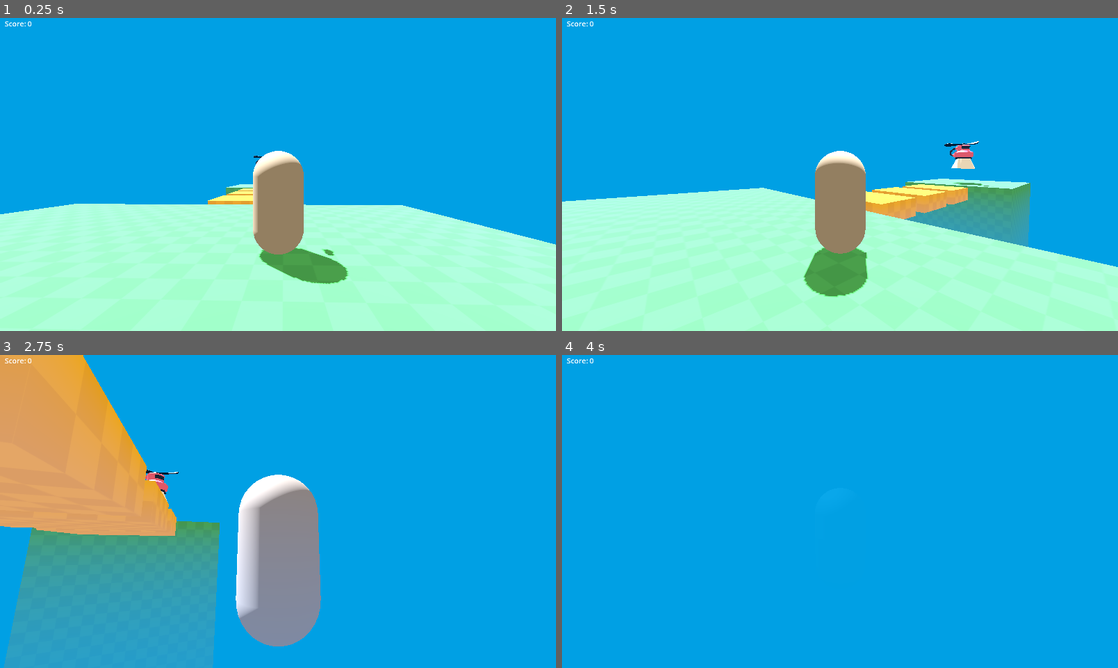
Above: before the commit, frames 1-4 (two rows, left to right).
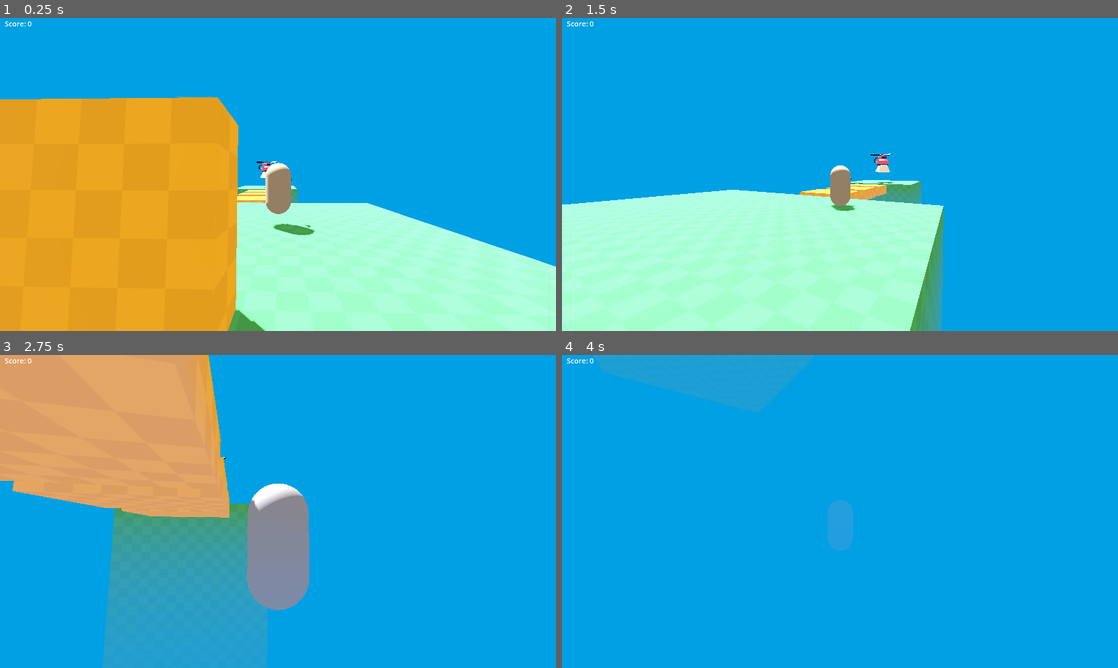
Above: after the commit, the same moments.

Repository: fabiovandewaeter/terres-calmes-godot
Game: Godot game, scene res://level/temporary_level.tscn
The game is run twice, just before and just after one commit, with the same random seed, the same clock (stepped at 60 frames per second) and the same inputs.
Inputs (mouse positions are in pixels of both pictures, inside the frame that each line leads up to):
- Up to frame 1 (0.25 s): no input
- Up to frame 2 (1.5 s): tap Enter at 0.5 s; move the mouse to (867, 174) at 0.52 s; hold Right mouse button (right_click, bound only after the commi… 0.53-1.28 s; hold W (move_forward) from 0.53 s (still down); tap Space (jump) at 0.77 s; tap Mouse wheel down (wheel_down, bound only after the commit) at 0.8, 1.35 s; move the mouse to (812, 174) at 1.27 s
- Up to frame 3 (2.75 s): keep holding W (move_forward); tap Space (jump) at 1.52 s; tap Mouse wheel up (wheel_up, bound only after the commit) at 1.55, 2.1 s; move the mouse to (289, 505) at 2.02 s; hold Right mouse button (right_click, bound only after the commi… from 2.03 s (still down)
- Up to frame 4 (4 s): keep holding W (move_forward); move the mouse to (834, 517) at 2.77 s; release Right mouse button (right_click, bound only after the commi… at 2.78 s; click (834, 517) at 2.85 s; tap Space (jump) at 3.02, 3.77 s; tap Mouse wheel down (wheel_down, bound only after the commit) at 3.05 s; move the mouse to (878, 514) at 3.52 s; hold Right mouse button (right_click, bound only after the commi… from 3.53 s (still down); tap Mouse wheel up (wheel_up, bound only after the commit) at 3.8 s

The runs differ from the first frame. In frame 1, 37% of the frame differs, in the area x 0-100%, y 25-100%; in frame 2, 19%; in frame 3, 30%; in frame 4, 5.0%.

Commit message:
fix third person camera and movements

Diff:
--- a/terres-calmes/level/temporary_level.tscn
+++ b/terres-calmes/level/temporary_level.tscn
@@ -87,6 +87,12 @@
 size = Vector3(4, 1, 3)
 material = SubResource("StandardMaterial3D_ooyhk")
 
+[node name="Bridge7" type="CSGBox3D" parent="."]
+transform = Transform3D(1, 0, 0, 0, 0.0595154, 0.998227, 0, -0.998227, 0.0595154, 0.0940247, 1.78752, -4.38297)
+use_collision = true
+size = Vector3(4, 1, 3)
+material = SubResource("StandardMaterial3D_ooyhk")
+
 [node name="Platform6" type="CSGBox3D" parent="."]
 transform = Transform3D(1, 0, 0, 0, 1, 0, 0, 0, 1, 0, -5, 0)
 use_collision = true
--- a/terres-calmes/player/player.gd
+++ b/terres-calmes/player/player.gd
@@ -1,29 +1,56 @@
 extends CharacterBody3D
 
-const SPEED = 5.5
-const JUMP_HEIGHT = 10.0
-const GRAVITY = 30.0
+const JUMP_HEIGHT: float = 10.0
+const GRAVITY: float = 30.0
+const MIN_ZOOM: int = 0
+const MAX_ZOOM: int = 20
 
-@onready var pivot = $CameraOrigin
-@onready var sens: float  = 0.5
+@export_group("Camera")
+@export_range(0.0, 1.0) var mouse_sensitivity = 0.005
+@export_group("Movement")
+@export var move_speed = 5.5
+@export var acceleration = 20.0
+@export var rotation_speed = 12.0
+@export var stopping_speed := 1.0
 
-func _ready():
-	Input.mouse_mode	= Input.MOUSE_MODE_CAPTURED
+@onready var camera_pivot: Node3D = %CameraPivot
+@onready var camera_3d: Camera3D = %Camera3D
+@onready var mesh_instance_3d: MeshInstance3D = %MeshInstance3D
+@onready var spring_arm_3d: SpringArm3D = %SpringArm3D
+
+var _last_movement_direction: Vector3 = Vector3.BACK
+
+func _ready() -> void:
+	Input.mouse_mode = Input.MOUSE_MODE_CAPTURED
+
+func _input(event: InputEvent):
+	if event.is_action_pressed("left_click"):
+		Input.mouse_mode	 = Input.MOUSE_MODE_CAPTURED
+	if event.is_action_pressed("ui_cancel"):
+		Input.mouse_mode = Input.MOUSE_MODE_VISIBLE
 
 func _unhandled_input(event: InputEvent) -> void:
-	if event is InputEventMouseMotion:
-		rotate_y(deg_to_rad(-event.relative.x * sens))
-		pivot.rotate_x(deg_to_rad(-event.relative.y * sens))
-		pivot.rotation.x = clamp(pivot.rotation.x, deg_to_rad(-90), deg_to_rad(45))
+	var is_camera_motion = event is InputEventMouseMotion and Input.get_mouse_mode() == Input.MOUSE_MODE_CAPTURED
+	if is_camera_motion:
+		camera_pivot.rotation.y -= event.relative.x * mouse_sensitivity
+		camera_pivot.rotation.x -= event.relative.y * mouse_sensitivity
+		camera_pivot.rotation.x = clamp(camera_pivot.rotation.x, deg_to_rad(-90), deg_to_rad(45))
+	if Input.is_action_just_pressed("wheel_up") and spring_arm_3d.spring_length > MIN_ZOOM:
+		spring_arm_3d.spring_length -= 1
+	if Input.is_action_just_pressed("wheel_down") and spring_arm_3d.spring_length < MAX_ZOOM:
+		spring_arm_3d.spring_length += 1
+	if Input.is_action_just_pressed("quit"):
+		get_tree().quit()
 
 func _physics_process(delta: float) -> void:
 	# movements
 	var input_direction_2D = Input.get_vector("move_left", "move_right", "move_forward", "move_back")
-	var input_direction_3D = Vector3(input_direction_2D.x, 0.0, input_direction_2D.y)
-	var direction = transform.basis * input_direction_3D
-
-	velocity.x = direction.x * SPEED
-	velocity.z = direction.z * SPEED
+	var forward = camera_3d.global_basis.z
+	var right = camera_3d.global_basis.x
+	var move_direction = forward * input_direction_2D.y + right * input_direction_2D.x
+	move_direction.y = 0.0
+	move_direction = move_direction.normalized()
+	velocity = velocity.move_toward(move_direction * move_speed, acceleration * delta)
 
 	# jump
 	velocity.y -= GRAVITY * delta
@@ -33,13 +60,27 @@
 		# allow shorter jumps
 		velocity.y *= 0.5
 
+	if is_equal_approx(move_direction.length(), 0.0) and velocity.length() < stopping_speed:
+		velocity.x = 0.0
+		velocity.z = 0.0
+
 	move_and_slide()
+
+	# turn player when movement
+	var is_aiming = Input.is_action_pressed("right_click")
+	if move_direction.length() > 0.2 and not is_aiming:
+		_last_movement_direction = move_direction
+		var target_angle = Vector3.FORWARD.signed_angle_to(_last_movement_direction, Vector3.UP)
+		mesh_instance_3d.global_rotation.y = lerp_angle(mesh_instance_3d.global_rotation.y, target_angle, rotation_speed * delta)
+	elif is_aiming:	# if aiming
+		var cam_dir = -camera_3d.global_transform.basis.z
+		cam_dir.y = 0
+		cam_dir = cam_dir.normalized()
+		var target_angle = Vector3.FORWARD.signed_angle_to(cam_dir, Vector3.UP)
+		mesh_instance_3d.global_rotation.y = target_angle
 
 	if Input.is_action_pressed("shoot") and %ShootingCooldown.is_stopped():
 		shoot_bullet()
-
-	if Input.is_action_just_pressed("quit"):
-		get_tree().quit()
 
 func shoot_bullet():
 	const BULLET_3D = preload("res://player/bullet_3d.tscn")
--- a/terres-calmes/player/player.tscn
+++ b/terres-calmes/player/player.tscn
@@ -1,9 +1,11 @@
-[gd_scene load_steps=5 format=3 uid="uid://daexliqbeu6d5"]
+[gd_scene load_steps=6 format=3 uid="uid://daexliqbeu6d5"]
 
 [ext_resource type="PackedScene" uid="uid://b1tf3coffvwto" path="res://player/simple_gun/gun_model.glb" id="1_oul6g"]
 [ext_resource type="Script" uid="uid://c44fl3fh01yo3" path="res://player/player.gd" id="1_rkbax"]
 
 [sub_resource type="CapsuleShape3D" id="CapsuleShape3D_kqu6x"]
+
+[sub_resource type="SphereShape3D" id="SphereShape3D_rkbax"]
 
 [sub_resource type="CapsuleMesh" id="CapsuleMesh_kqu6x"]
 
@@ -14,25 +16,30 @@
 transform = Transform3D(1, 0, 0, 0, 1, 0, 0, 0, 1, 0, 1.04958, 0)
 shape = SubResource("CapsuleShape3D_kqu6x")
 
-[node name="gun_model" parent="CollisionShape3D" instance=ExtResource("1_oul6g")]
-transform = Transform3D(-0.299845, 0, 0.00963777, 0, 0.3, 0, -0.00963777, 0, -0.299845, 0.490883, 0.33208, -0.518583)
-
-[node name="Marker3D" type="Marker3D" parent="CollisionShape3D/gun_model"]
+[node name="CameraPivot" type="Node3D" parent="."]
 unique_name_in_owner = true
-transform = Transform3D(1, 0, 3.72529e-09, 0, 1, 0, -3.72529e-09, 0, 1, 0.017409, 0, 0.541618)
-
-[node name="CameraOrigin" type="Node3D" parent="."]
 transform = Transform3D(1, 0, 0, 0, 1, 0, 0, 0, 1, 0, 1.58281, 0.00571549)
 
-[node name="SpringArm3D" type="SpringArm3D" parent="CameraOrigin"]
-spring_length = 4.0
+[node name="SpringArm3D" type="SpringArm3D" parent="CameraPivot"]
+unique_name_in_owner = true
+shape = SubResource("SphereShape3D_rkbax")
+spring_length = 8.0
 
-[node name="Camera3D" type="Camera3D" parent="CameraOrigin/SpringArm3D"]
+[node name="Camera3D" type="Camera3D" parent="CameraPivot/SpringArm3D"]
+unique_name_in_owner = true
 transform = Transform3D(1, 0, 0, 0, 1, 0, 0, 0, 1, 0, -0.11211, 2.78154)
 
 [node name="MeshInstance3D" type="MeshInstance3D" parent="."]
+unique_name_in_owner = true
 transform = Transform3D(1, 0, 0, 0, 1, 0, 0, 0, 1, 0, 1.05007, 0)
 mesh = SubResource("CapsuleMesh_kqu6x")
+
+[node name="gun_model" parent="MeshInstance3D" instance=ExtResource("1_oul6g")]
+transform = Transform3D(-0.299845, 0, 0.00963777, 0, 0.3, 0, -0.00963777, 0, -0.299845, 0.490883, 0.33159, -0.518583)
+
+[node name="Marker3D" type="Marker3D" parent="MeshInstance3D/gun_model"]
+unique_name_in_owner = true
+transform = Transform3D(1, 0, 3.72529e-09, 0, 1, 0, -3.72529e-09, 0, 1, 0.017409, 0, 0.541618)
 
 [node name="ShootingCooldown" type="Timer" parent="."]
 unique_name_in_owner = true
--- a/terres-calmes/project.godot
+++ b/terres-calmes/project.godot
@@ -19,7 +19,6 @@
 
 window/size/viewport_width=1920
 window/size/viewport_height=1080
-window/size/mode=3
 window/stretch/mode="viewport"
 
 [input]
@@ -59,3 +58,23 @@
 "events": [Object(InputEventMouseButton,"resource_local_to_scene":false,"resource_name":"","device":-1,"window_id":0,"a …(258 unchanged characters)…
 ]
 }
+wheel_up={
+"deadzone": 0.2,
+"events": [Object(InputEventMouseButton,"resource_local_to_scene":false,"resource_name":"","device":-1,"window_id":0,"alt_pressed":false,"shift_pressed":false,"ctrl_pressed":false,"meta_pressed":false,"button_mask":8,"position":Vector2(431, 55),"global_position":Vector2(450, 151),"factor":1.0,"button_index":4,"canceled":false,"pressed":true,"double_click":false,"script":null)
+]
+}
+wheel_down={
+"deadzone": 0.2,
+"events": [Object(InputEventMouseButton,"resource_local_to_scene":false,"resource_name":"","device":-1,"window_id":0,"alt_pressed":false,"shift_pressed":false,"ctrl_pressed":false,"meta_pressed":false,"button_mask":16,"position":Vector2(286, 22),"global_position":Vector2(305, 118),"factor":1.0,"button_index":5,"canceled":false,"pressed":true,"double_click":false,"script":null)
+]
+}
+left_click={
+"deadzone": 0.2,
+"events": [Object(InputEventMouseButton,"resource_local_to_scene":false,"resource_name":"","device":-1,"window_id":0,"alt_pressed":false,"shift_pressed":false,"ctrl_pressed":false,"meta_pressed":false,"button_mask":1,"position":Vector2(522, 39),"global_position":Vector2(541, 135),"factor":1.0,"button_index":1,"canceled":false,"pressed":true,"double_click":false,"script":null)
+]
+}
+right_click={
+"deadzone": 0.2,
+"events": [Object(InputEventMouseButton,"resource_local_to_scene":false,"resource_name":"","device":-1,"window_id":0,"alt_pressed":false,"shift_pressed":false,"ctrl_pressed":false,"meta_pressed":false,"button_mask":2,"position":Vector2(294, 26),"global_position":Vector2(313, 122),"factor":1.0,"button_index":2,"canceled":false,"pressed":true,"double_click":false,"script":null)
+]
+}
Not shown, added: terres-calmes/export_presets.cfg
